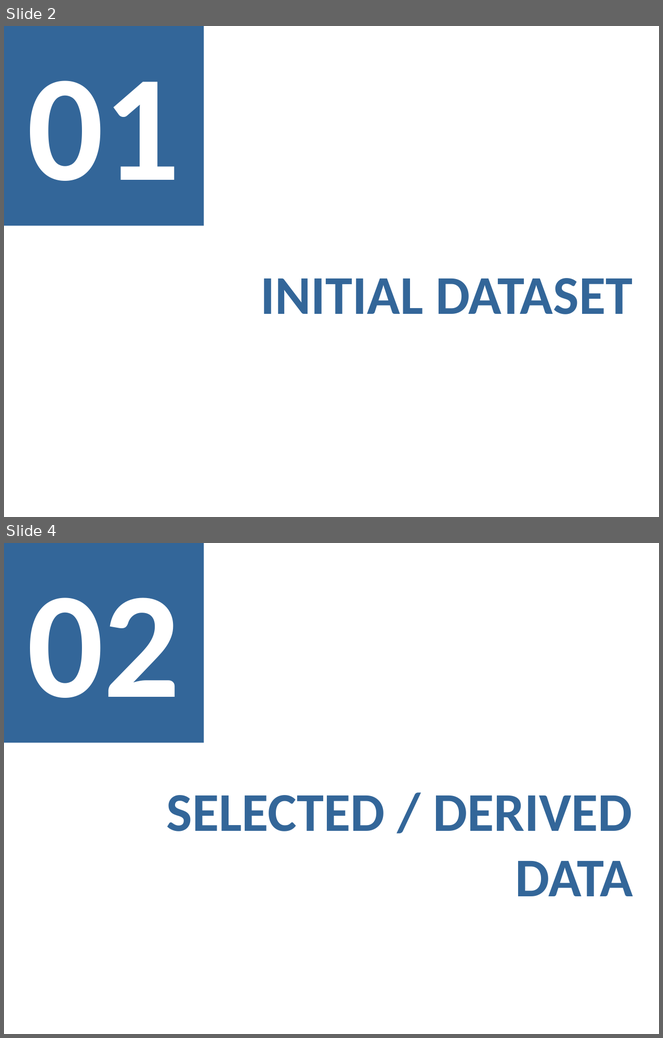
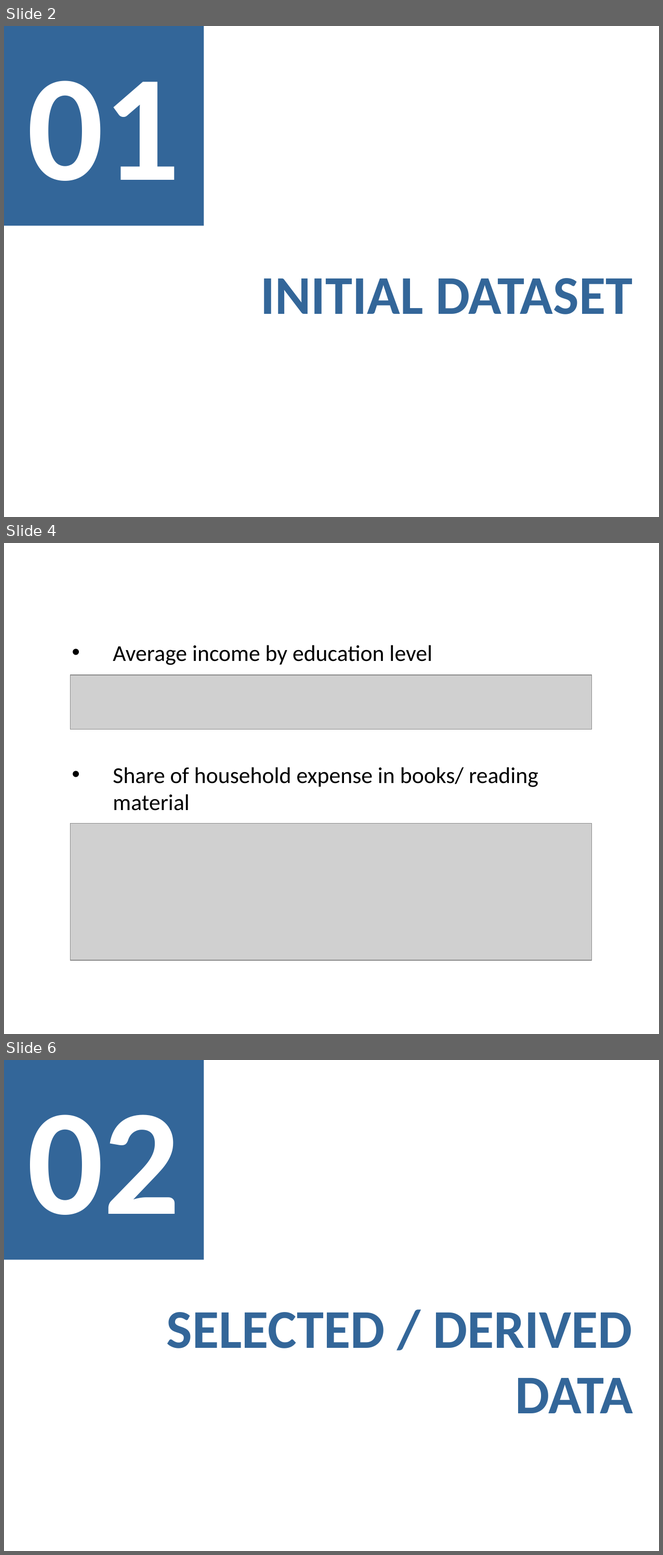
Before and after one commit to MargaridaMorais/information_visualization, a slide deck: CheckpointII/Lab04-PresentationTemplate.pptx. Shown one above the other, each under a label of ours: slides 2 and 4 before the commit, slides 2, 4 and 6 after it; the slides between them are not shown. The pictures are 663x1038 and 663x1555 pixels, drawn with LibreOffice and Linux fonts; fonts in the diff are those of the drawing; grey boxes stand for pictures. Boxes give left, top, right and bottom in pixels: in the first picture for what was removed or moved away, otherwise in the second. Text is boxed around its words. In the diff, an @@ line names an element or a change of style, - is before the commit and + after.

```diff
--- a/CheckpointII/Lab04-PresentationTemplate.pptx
+++ b/CheckpointII/Lab04-PresentationTemplate.pptx
@@ slide 4 added at [4,543,659,1034], background #FFFFFF @@
@@ text added at [113,645,539,811], 25 pt, text #000000 @@
+  • Average income by education level
+  • Share of household expense in books/ reading material
@@ picture added at [70,676,592,730] @@
@@ picture added at [70,823,592,961] @@
@@ what was slide 4 is now slide 6 @@
```
Also in this commit, not shown: 3 slides changed, 1 other slide added, 1 other file.
